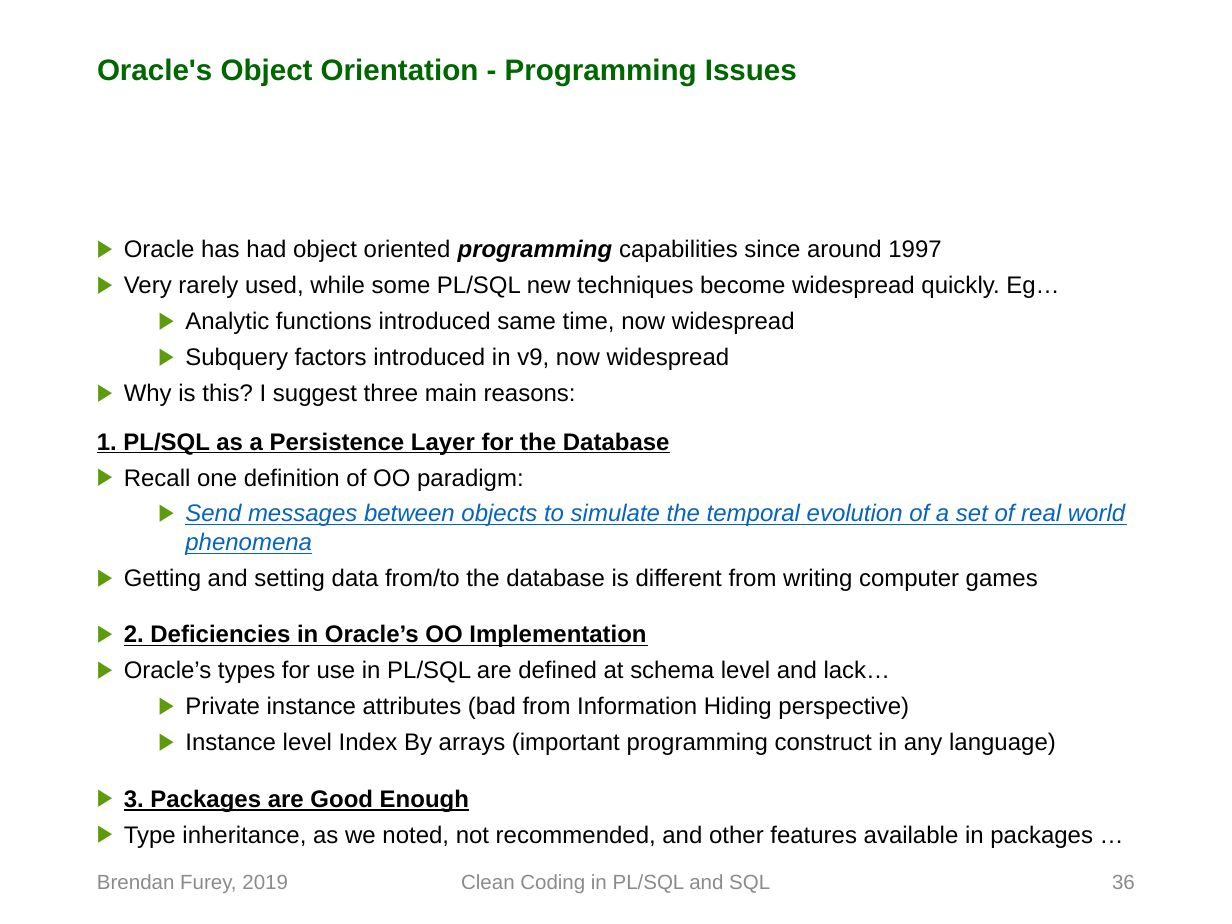
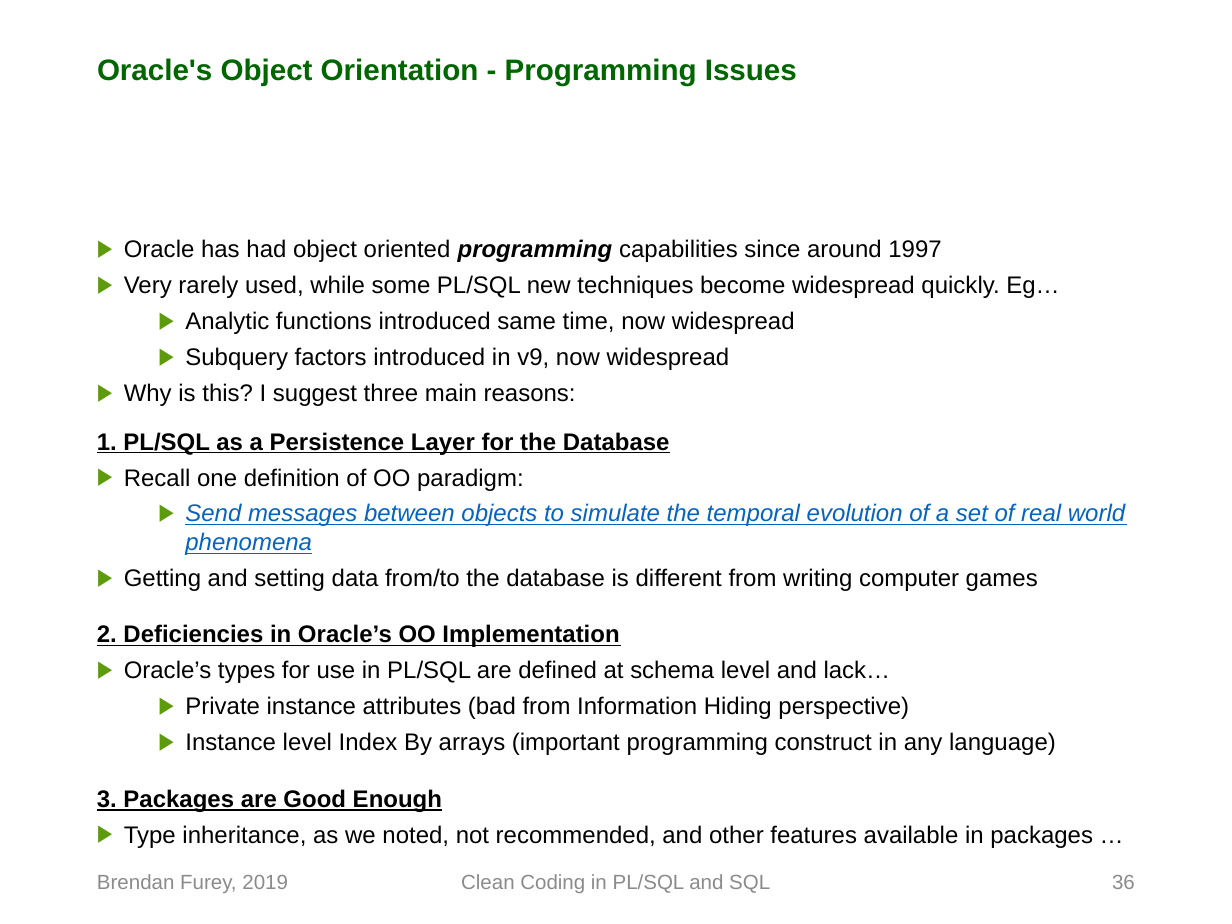
Before and after one commit to BrenPatF/presentations, a slide deck: slide 36 of 2019_clean_coding_plsql_sql/Clean Coding in PLSQL and SQL.pptx. Drawn at 1232x924 pixels with LibreOffice and Linux fonts; fonts in the diff are those of the drawing; background and template pictures are left out. Boxes give left, top, right and bottom in pixels: in the first picture for what was removed or moved away, otherwise in the second. Text is boxed around its words. In the diff, an @@ line names an element or a change of style, - is before the commit and + after.

```diff
--- a/2019_clean_coding_plsql_sql/Clean Coding in PLSQL and SQL.pptx
+++ b/2019_clean_coding_plsql_sql/Clean Coding in PLSQL and SQL.pptx
@@ text at [97,624,619,647]: bullet ▶ to none @@
@@ text at [97,789,442,812]: bullet ▶ to none @@
```
Also in this commit, not shown: 3 other slides changed, 30 other files.
